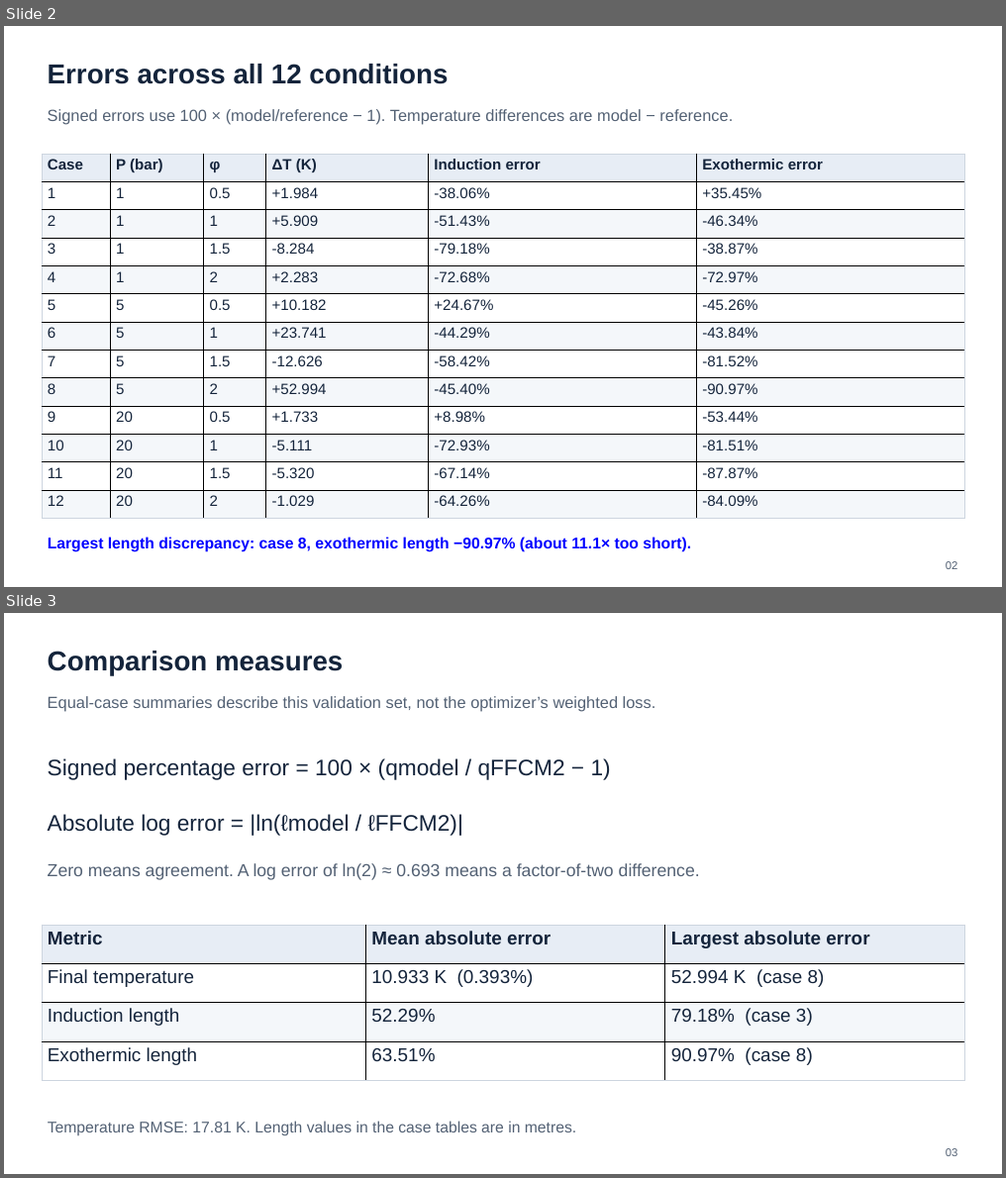
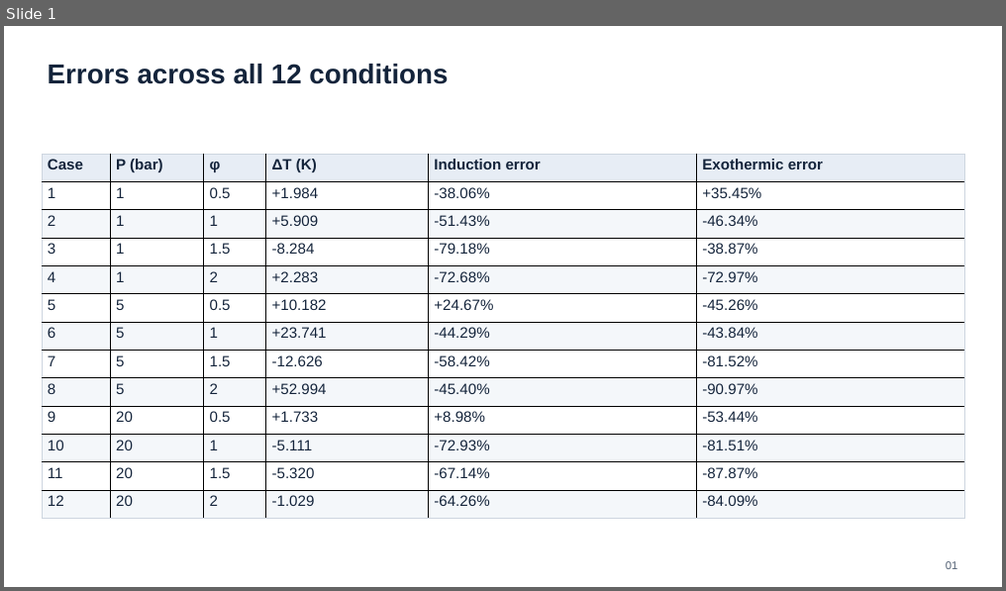
Before and after one commit to Boyuan-Yu-01/kinetic-model-tuning, a slide deck: example/ethylene_ZND/validate/znd_validation_12_cases.pptx. Shown one above the other, each under a label of ours: slides 2 and 3 before the commit, slide 1 after it. The pictures are 1006x1178 and 1006x591 pixels, drawn with LibreOffice and Linux fonts; fonts in the diff are those of the drawing. Boxes give left, top, right and bottom in pixels: in the first picture for what was removed or moved away, otherwise in the second. Text is boxed around its words. In the diff, an @@ line names an element or a change of style, - is before the commit and + after.

Commit message:
Remove annotated commentary and extra validation slides

```diff
--- a/example/ethylene_ZND/validate/znd_validation_12_cases.pptx
+++ b/example/ethylene_ZND/validate/znd_validation_12_cases.pptx
@@ slide 3 removed at bbox=[4, 613, 1002, 1174], background #FFFFFF @@
@@ text removed at bbox=[48, 651, 343, 675] @@
-Comparison measures
@@ text removed at bbox=[48, 696, 656, 711] @@
-Equal-case summaries describe this validation set, not the optimizer’s weighted loss.
@@ text removed at bbox=[48, 759, 611, 780] @@
-Signed percentage error = 100 × (qmodel / qFFCM2 − 1)
@@ text removed at bbox=[48, 814, 463, 836] @@
-Absolute log error = |ln(ℓmodel / ℓFFCM2)|
@@ text removed at bbox=[48, 863, 700, 880] @@
-Zero means agreement. A log error of ln(2) ≈ 0.693 means a factor-of-two difference.
@@ table removed at bbox=[41, 925, 964, 1080], 4 rows, 3 columns @@
-Metric | Mean absolute error | Largest absolute error
-Final temperature | 10.933 K (0.393%) | 52.994 K (case 8)
-Induction length | 52.29% | 79.18% (case 3)
-Exothermic length | 63.51% | 90.97% (case 8)
@@ text removed at bbox=[48, 1121, 576, 1136] @@
-Temperature RMSE: 17.81 K. Length values in the case tables are in metres.
@@ text removed at bbox=[945, 1149, 958, 1157] @@
-03
@@ what was slide 2 is now slide 1 @@
@@ slide 1 changed as well @@
@@ text removed at bbox=[48, 109, 733, 124] @@
-Signed errors use 100 × (model/reference − 1). Temperature differences are model − reference.
@@ text removed at bbox=[48, 537, 691, 553] @@
-Largest length discrepancy: case 8, exothermic length −90.97% (about 11.1× too short).
@@ text at bbox=[945, 562, 958, 570]: text changed @@
-02
+01
```
Also in this commit, not shown: 12 other slides changed, 2 other slides removed, 1 other file.
